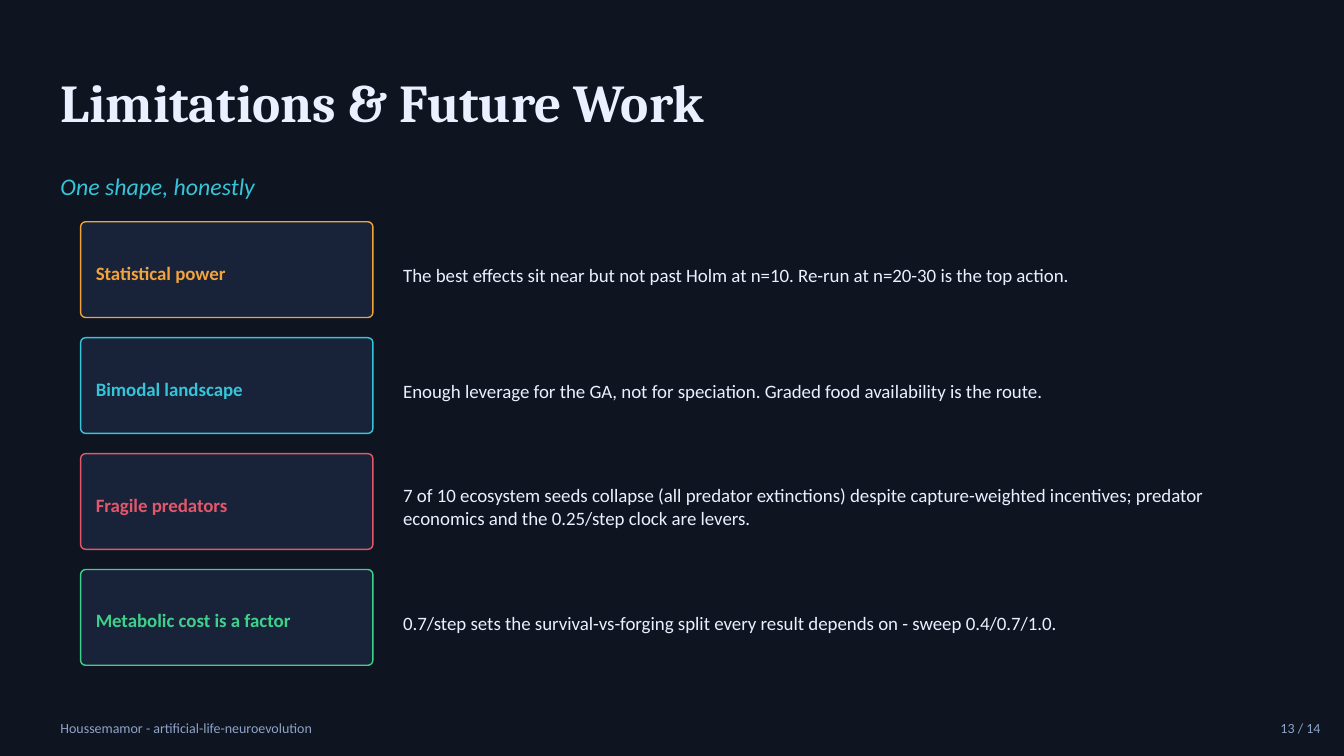
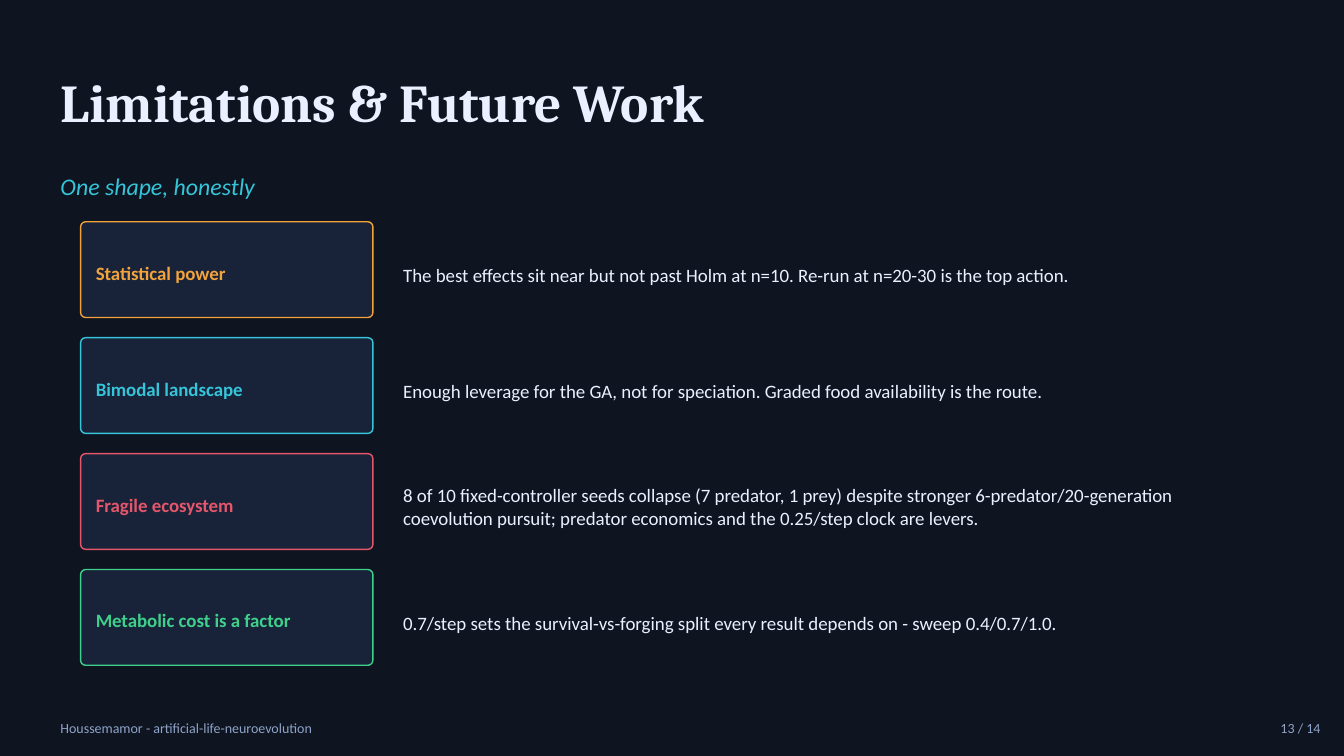
Before and after one commit to Houssemamor/ARTIFICIAL-LIFE-Simulation-Using-Neuroevolution-and-Genetic-Algorithms, a slide deck: slide 13 of docs/presentation_deck.pptx. Drawn at 1344x756 pixels with LibreOffice and Linux fonts; fonts in the diff are those of the drawing. Boxes give left, top, right and bottom in pixels: in the first picture for what was removed or moved away, otherwise in the second. Text is boxed around its words. In the diff, an @@ line names an element or a change of style, - is before the commit and + after.

Commit message:
feat(coevolution): run 6-predator 20-generation pursuit pass and refresh artifacts
Increase coevolution predator count to 6 and generations to 20 to reduce
selection noise and extend pursuit learning with capture-weighted role
fitness. Regenerate coevolution, ecosystem, stability-sweep, and showcase
artifacts; rebuild dashboard and presentation deck; and update reports/docs
to reflect stronger in-episode pursuit alongside worsened fixed-controller
ecosystem stability (8/10 collapses: 7 predator, 1 prey).

```diff
--- a/docs/presentation_deck.pptx
+++ b/docs/presentation_deck.pptx
@@ text at (96, 498, 234, 515): text changed @@
-Fragile predators
+Fragile ecosystem
@@ text at (403, 488, 1172, 528): text changed @@
-7 of 10 ecosystem seeds collapse (all predator extinctions) despite capture-weighted incentives; predator economics and the 0.25/step clock are levers.
+8 of 10 fixed-controller seeds collapse (7 predator, 1 prey) despite stronger 6-predator/20-generation coevolution pursuit; predator economics and the 0.25/step clock are levers.
```
Also in this commit, not shown: 1 other slide changed, 14 other files.
